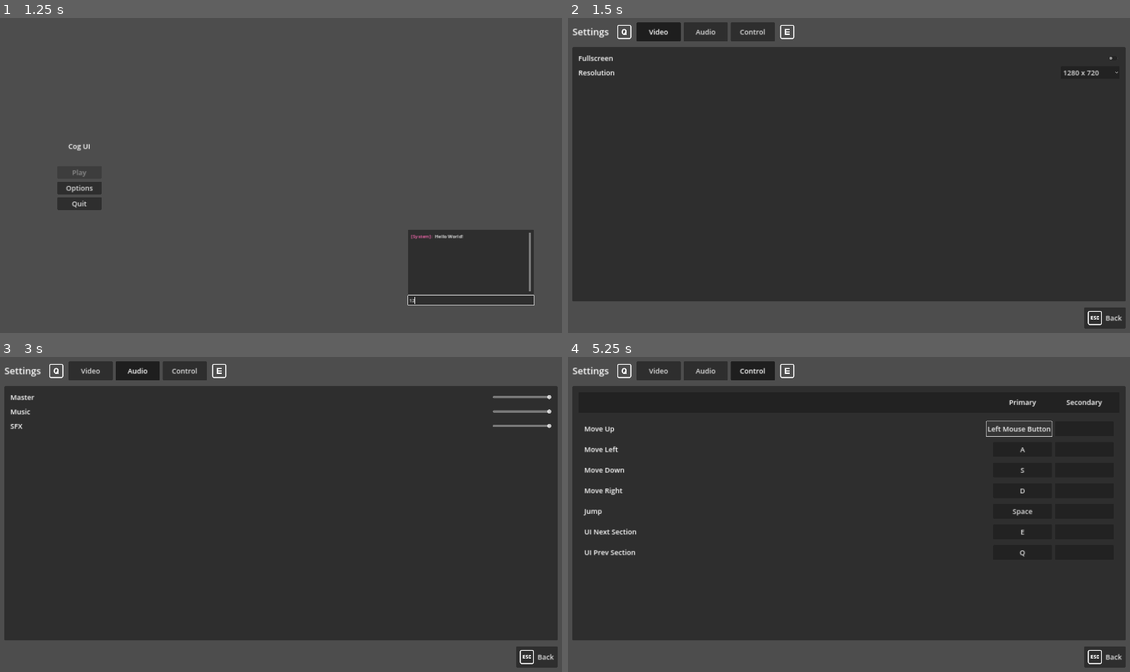
Above: before the commit, frames 1-4 (two rows, left to right).
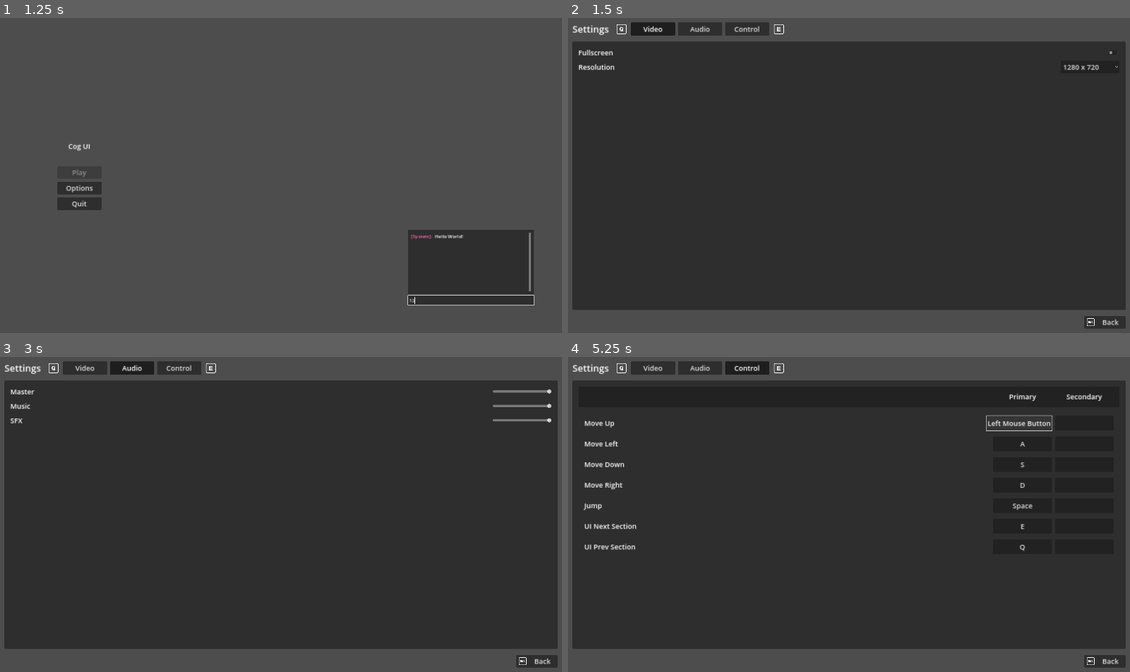
Above: after the commit, the same moments.

Repository: joshuajenner/Cog-UI
Game: Godot game, scene res://examples/main_menu/main_menu.tscn
The game is run twice, just before and just after one commit, with the same random seed, the same clock (stepped at 60 frames per second) and the same inputs.
Inputs (mouse positions are in pixels of both pictures, inside the frame that each line leads up to):
- Up to frame 1 (1.25 s): click (472, 301) at 0.52 s; type "12" at 0.6 s
- Up to frame 2 (1.5 s): click "Options" at 1.25 s
- Up to frame 3 (3 s): click "Video" at 2 s; click "Audio" at 2.75 s
- Up to frame 4 (5.25 s): click "Control" at 3.5 s; click "W" at 4.25 s; click "Press any key" at 5 s

Frame 1 is identical in both runs. In frame 2, 5.9% of the frame differs, in the area x 0-100%, y 1-98%; in frame 3, 6.2%; in frame 4, 7.4%.

Commit message:
Added Editor Theme

Diff:
--- /dev/null
+++ b/editor_theme.tres
@@ -0,0 +1,575 @@
+[gd_resource type="Theme" load_steps=45 format=3 uid="uid://jkuo5ldmlvtl"]
+
+[sub_resource type="StyleBoxFlat" id="StyleBoxFlat_s11c6"]
+content_margin_left = 6.0
+content_margin_top = 4.0
+content_margin_right = 6.0
+content_margin_bottom = 4.0
+bg_color = Color(1, 1, 1, 0)
+border_width_left = 1
+border_width_top = 1
+border_width_right = 1
+border_width_bottom = 1
+border_color = Color(1, 1, 1, 0.0784314)
+corner_radius_top_left = 4
+corner_radius_top_right = 4
+corner_radius_bottom_right = 4
+corner_radius_bottom_left = 4
+
+[sub_resource type="StyleBoxFlat" id="StyleBoxFlat_wapt7"]
+content_margin_left = 6.0
+content_margin_top = 4.0
+content_margin_right = 6.0
+content_margin_bottom = 4.0
+bg_color = Color(1, 1, 1, 0.0392157)
+border_color = Color(1, 1, 1, 0.0509804)
+corner_radius_top_left = 4
+corner_radius_top_right = 4
+corner_radius_bottom_right = 4
+corner_radius_bottom_left = 4
+
+[sub_resource type="StyleBoxFlat" id="StyleBoxFlat_cupx2"]
+content_margin_left = 6.0
+content_margin_top = 4.0
+content_margin_right = 6.0
+content_margin_bottom = 4.0
+bg_color = Color(1, 1, 1, 0.117647)
+border_width_left = 1
+border_width_top = 1
+border_width_right = 1
+border_width_bottom = 1
+border_color = Color(1, 1, 1, 0.117647)
+border_blend = true
+corner_radius_top_left = 4
+corner_radius_top_right = 4
+corner_radius_bottom_right = 4
+corner_radius_bottom_left = 4
+
+[sub_resource type="StyleBoxFlat" id="StyleBoxFlat_ubyga"]
+content_margin_left = 6.0
+content_margin_top = 4.0
+content_margin_right = 6.0
+content_margin_bottom = 4.0
+bg_color = Color(1, 1, 1, 0.0784314)
+border_width_left = 1
+border_width_top = 1
+border_width_right = 1
+border_width_bottom = 1
+border_color = Color(1, 1, 1, 0.117647)
+border_blend = true
+corner_radius_top_left = 4
+corner_radius_top_right = 4
+corner_radius_bottom_right = 4
+corner_radius_bottom_left = 4
+
+[sub_resource type="StyleBoxFlat" id="StyleBoxFlat_dpijl"]
+content_margin_left = 6.0
+content_margin_top = 4.0
+content_margin_right = 6.0
+content_margin_bottom = 4.0
+bg_color = Color(1, 1, 1, 0.156863)
+border_width_left = 1
+border_width_top = 1
+border_width_right = 1
+border_width_bottom = 1
+border_color = Color(1, 1, 1, 0.117647)
+border_blend = true
+corner_radius_top_left = 4
+corner_radius_top_right = 4
+corner_radius_bottom_right = 4
+corner_radius_bottom_left = 4
+
+[sub_resource type="StyleBoxFlat" id="StyleBoxFlat_cm6fs"]
+bg_color = Color(1, 1, 1, 0.117647)
+border_color = Color(1, 1, 1, 0.709804)
+corner_radius_top_left = 4
+corner_radius_top_right = 4
+corner_radius_bottom_right = 4
+corner_radius_bottom_left = 4
+
+[sub_resource type="StyleBoxEmpty" id="StyleBoxEmpty_ajvab"]
+
+[sub_resource type="StyleBoxFlat" id="StyleBoxFlat_lx8tr"]
+content_margin_left = 4.0
+content_margin_top = 4.0
+content_margin_right = 4.0
+content_margin_bottom = 4.0
+bg_color = Color(1, 1, 1, 0.0588235)
+border_color = Color(0.16, 0.16, 0.16, 1)
+corner_radius_top_left = 4
+corner_radius_top_right = 4
+corner_radius_bottom_right = 4
+corner_radius_bottom_left = 4
+
+[sub_resource type="StyleBoxFlat" id="StyleBoxFlat_piki4"]
+content_margin_left = 4.0
+content_margin_top = 4.0
+content_margin_right = 4.0
+content_margin_bottom = 4.0
+bg_color = Color(0, 0, 0, 0.235294)
+border_color = Color(0.160784, 0.160784, 0.160784, 1)
+corner_radius_top_left = 4
+corner_radius_top_right = 4
+corner_radius_bottom_right = 4
+corner_radius_bottom_left = 4
+
+[sub_resource type="StyleBoxFlat" id="StyleBoxFlat_mw5o7"]
+content_margin_left = 4
+content_margin_top = 4
+content_margin_right = 4
+content_margin_bottom = 4
+bg_color = Color(0, 0, 0, 0.235294)
+border_color = Color(0.14902, 0.14902, 0.14902, 1)
+corner_radius_top_left = 4
+corner_radius_top_right = 4
+corner_radius_bottom_right = 4
+corner_radius_bottom_left = 4
+corner_detail = 4
+anti_aliasing = false
+
+[sub_resource type="StyleBoxEmpty" id="StyleBoxEmpty_bvpax"]
+
+[sub_resource type="StyleBoxEmpty" id="StyleBoxEmpty_65mu5"]
+content_margin_left = 5.0
+content_margin_top = 4.0
+content_margin_right = 5.0
+content_margin_bottom = 4.0
+
+[sub_resource type="StyleBoxFlat" id="StyleBoxFlat_jduyo"]
+content_margin_left = 5.0
+content_margin_top = 4.0
+content_margin_right = 5.0
+content_margin_bottom = 4.0
+bg_color = Color(1, 1, 1, 0.0784314)
+border_color = Color(0.0980394, 0.107843, 0.112745, 1)
+corner_radius_top_left = 4
+corner_radius_top_right = 4
+corner_radius_bottom_right = 4
+corner_radius_bottom_left = 4
+
+[sub_resource type="StyleBoxFlat" id="StyleBoxFlat_sxnkh"]
+content_margin_left = 5.0
+content_margin_top = 4.0
+content_margin_right = 5.0
+content_margin_bottom = 4.0
+bg_color = Color(1, 1, 1, 0)
+border_color = Color(0.0980394, 0.107843, 0.112745, 1)
+corner_radius_top_left = 4
+corner_radius_top_right = 4
+corner_radius_bottom_right = 4
+corner_radius_bottom_left = 4
+
+[sub_resource type="StyleBoxFlat" id="StyleBoxFlat_1pq5m"]
+content_margin_left = 5.0
+content_margin_top = 4.0
+content_margin_right = 5.0
+content_margin_bottom = 4.0
+bg_color = Color(1, 1, 1, 0.0784314)
+border_color = Color(0.0980394, 0.107843, 0.112745, 1)
+corner_radius_top_left = 4
+corner_radius_top_right = 4
+corner_radius_bottom_right = 4
+corner_radius_bottom_left = 4
+
+[sub_resource type="StyleBoxFlat" id="StyleBoxFlat_a4v87"]
+content_margin_left = 5.0
+content_margin_top = 4.0
+content_margin_right = 5.0
+content_margin_bottom = 4.0
+bg_color = Color(1, 1, 1, 0.0784314)
+border_color = Color(0.0980394, 0.107843, 0.112745, 1)
+corner_radius_top_left = 4
+corner_radius_top_right = 4
+corner_radius_bottom_right = 4
+corner_radius_bottom_left = 4
+
+[sub_resource type="StyleBoxFlat" id="StyleBoxFlat_fkpl4"]
+content_margin_left = 5.0
+content_margin_top = 4.0
+content_margin_right = 5.0
+content_margin_bottom = 4.0
+bg_color = Color(1, 1, 1, 0.0784314)
+border_color = Color(0.0980394, 0.107843, 0.112745, 1)
+corner_radius_top_left = 4
+corner_radius_top_right = 4
+corner_radius_bottom_right = 4
+corner_radius_bottom_left = 4
+
+[sub_resource type="PlaceholderTexture2D" id="PlaceholderTexture2D_lu5el"]
+size = Vector2(0, 0)
+
+[sub_resource type="StyleBoxFlat" id="StyleBoxFlat_m3jjh"]
+bg_color = Color(1, 1, 1, 0.0392157)
+corner_radius_top_left = 4
+corner_radius_top_right = 4
+corner_radius_bottom_right = 4
+corner_radius_bottom_left = 4
+
+[sub_resource type="StyleBoxFlat" id="StyleBoxFlat_20eiv"]
+bg_color = Color(1, 1, 1, 0)
+draw_center = false
+border_color = Color(1, 1, 1, 0)
+
+[sub_resource type="StyleBoxFlat" id="StyleBoxFlat_32au3"]
+bg_color = Color(1, 1, 1, 0.0392157)
+corner_radius_top_left = 4
+corner_radius_top_right = 4
+corner_radius_bottom_right = 4
+corner_radius_bottom_left = 4
+
+[sub_resource type="StyleBoxEmpty" id="StyleBoxEmpty_8atl4"]
+content_margin_left = 4.0
+content_margin_top = 4.0
+content_margin_right = 4.0
+
+[sub_resource type="StyleBoxEmpty" id="StyleBoxEmpty_pgp2j"]
+content_margin_top = 1.0
+
+[sub_resource type="StyleBoxFlat" id="StyleBoxFlat_cfx35"]
+content_margin_left = 7.0
+content_margin_top = 4.0
+content_margin_right = 7.0
+content_margin_bottom = 4.0
+bg_color = Color(0.101961, 0.101961, 0.101961, 1)
+border_color = Color(0.101569, 0.101569, 0.101569, 1)
+corner_radius_top_left = 4
+corner_radius_top_right = 4
+corner_radius_bottom_right = 4
+corner_radius_bottom_left = 4
+
+[sub_resource type="StyleBoxFlat" id="StyleBoxFlat_0nfa3"]
+content_margin_left = 7.0
+content_margin_top = 4.0
+content_margin_right = 7.0
+content_margin_bottom = 4.0
+bg_color = Color(0, 0, 0, 0.196078)
+border_color = Color(1, 1, 1, 0.117647)
+border_blend = true
+corner_radius_top_left = 4
+corner_radius_top_right = 4
+corner_radius_bottom_right = 4
+corner_radius_bottom_left = 4
+
+[sub_resource type="StyleBoxFlat" id="StyleBoxFlat_fdq0g"]
+content_margin_left = 7.0
+content_margin_top = 4.0
+content_margin_right = 7.0
+content_margin_bottom = 4.0
+bg_color = Color(0, 0, 0, 0)
+border_width_left = 1
+border_width_top = 1
+border_width_right = 1
+border_width_bottom = 1
+border_color = Color(1, 1, 1, 0.117647)
+border_blend = true
+corner_radius_top_left = 4
+corner_radius_top_right = 4
+corner_radius_bottom_right = 4
+corner_radius_bottom_left = 4
+
+[sub_resource type="StyleBoxFlat" id="StyleBoxFlat_l5ore"]
+content_margin_left = 6.0
+content_margin_top = 4.0
+content_margin_right = 6.0
+content_margin_bottom = 4.0
+bg_color = Color(1, 1, 1, 0)
+draw_center = false
+border_width_left = 1
+border_width_top = 1
+border_width_right = 1
+border_width_bottom = 1
+border_color = Color(1, 1, 1, 0.117647)
+border_blend = true
+corner_radius_top_left = 4
+corner_radius_top_right = 4
+corner_radius_bottom_right = 4
+corner_radius_bottom_left = 4
+corner_detail = 4
+anti_aliasing = false
+
+[sub_resource type="StyleBoxFlat" id="StyleBoxFlat_5kevk"]
+content_margin_left = 6.0
+content_margin_top = 4.0
+content_margin_right = 6.0
+content_margin_bottom = 4.0
+bg_color = Color(1, 1, 1, 0.117647)
+border_width_left = 1
+border_width_top = 1
+border_width_right = 1
+border_width_bottom = 1
+border_color = Color(1, 1, 1, 0.117647)
+border_blend = true
+corner_radius_top_left = 4
+corner_radius_top_right = 4
+corner_radius_bottom_right = 4
+corner_radius_bottom_left = 4
+corner_detail = 4
+anti_aliasing = false
+
+[sub_resource type="StyleBoxFlat" id="StyleBoxFlat_tj0ge"]
+content_margin_left = 5.0
+bg_color = Color(1, 1, 1, 0.0392157)
+border_width_left = 1
+border_width_top = 1
+border_width_right = 1
+border_width_bottom = 1
+border_color = Color(1, 1, 1, 0.117647)
+border_blend = true
+corner_radius_top_left = 4
+corner_radius_top_right = 4
+corner_radius_bottom_right = 4
+corner_radius_bottom_left = 4
+
+[sub_resource type="StyleBoxFlat" id="StyleBoxFlat_ohale"]
+content_margin_left = 5.0
+bg_color = Color(1, 1, 1, 0.117647)
+border_width_left = 1
+border_width_top = 1
+border_width_right = 1
+border_width_bottom = 1
+border_color = Color(1, 1, 1, 0.117647)
+border_blend = true
+corner_radius_top_left = 4
+corner_radius_top_right = 4
+corner_radius_bottom_right = 4
+corner_radius_bottom_left = 4
+
+[sub_resource type="StyleBoxFlat" id="StyleBoxFlat_if3jf"]
+content_margin_left = 5.0
+bg_color = Color(1, 1, 1, 0.0784314)
+border_width_left = 1
+border_width_top = 1
+border_width_right = 1
+border_width_bottom = 1
+border_color = Color(1, 1, 1, 0.117647)
+border_blend = true
+corner_radius_top_left = 4
+corner_radius_top_right = 4
+corner_radius_bottom_right = 4
+corner_radius_bottom_left = 4
+
+[sub_resource type="StyleBoxFlat" id="StyleBoxFlat_4355j"]
+content_margin_left = 5.0
+bg_color = Color(1, 1, 1, 0.156863)
+border_width_left = 1
+border_width_top = 1
+border_width_right = 1
+border_width_bottom = 1
+border_color = Color(1, 1, 1, 0.117647)
+border_blend = true
+corner_radius_top_left = 4
+corner_radius_top_right = 4
+corner_radius_bottom_right = 4
+corner_radius_bottom_left = 4
+
+[sub_resource type="StyleBoxFlat" id="StyleBoxFlat_yg4d4"]
+bg_color = Color(1, 1, 1, 0.0588235)
+corner_radius_top_left = 4
+corner_radius_top_right = 4
+corner_radius_bottom_right = 4
+corner_radius_bottom_left = 4
+
+[sub_resource type="StyleBoxLine" id="StyleBoxLine_rijeh"]
+color = Color(0, 0, 0, 0.235294)
+grow_begin = -6.0
+grow_end = -6.0
+thickness = 1
+
+[sub_resource type="StyleBoxFlat" id="StyleBoxFlat_twhwf"]
+content_margin_left = 2.0
+content_margin_top = 2.0
+content_margin_right = 2.0
+content_margin_bottom = 2.0
+bg_color = Color(0.101961, 0.101961, 0.101961, 0.588235)
+corner_radius_top_left = 4
+corner_radius_top_right = 4
+corner_radius_bottom_right = 4
+corner_radius_bottom_left = 4
+expand_margin_top = 2.0
+expand_margin_bottom = 2.0
+
+[sub_resource type="StyleBoxFlat" id="StyleBoxFlat_xdk0w"]
+content_margin_left = 2.0
+content_margin_top = 2.0
+content_margin_right = 2.0
+content_margin_bottom = 2.0
+bg_color = Color(1, 1, 1, 0.196078)
+corner_radius_top_left = 4
+corner_radius_top_right = 4
+corner_radius_bottom_right = 4
+corner_radius_bottom_left = 4
+expand_margin_top = 2.0
+expand_margin_bottom = 2.0
+
+[sub_resource type="StyleBoxFlat" id="StyleBoxFlat_tx2dl"]
+content_margin_left = 5.0
+content_margin_top = 5.0
+content_margin_right = 5.0
+content_margin_bottom = 5.0
+bg_color = Color(0, 0, 0, 0.117647)
+border_color = Color(0.072549, 0.072549, 0.072549, 1)
+corner_radius_top_left = 4
+corner_radius_top_right = 4
+corner_radius_bottom_right = 4
+corner_radius_bottom_left = 4
+
+[sub_resource type="StyleBoxEmpty" id="StyleBoxEmpty_fejrw"]
+
+[sub_resource type="StyleBoxFlat" id="StyleBoxFlat_kwdgv"]
+bg_color = Color(1, 1, 1, 0)
+
+[sub_resource type="StyleBoxFlat" id="StyleBoxFlat_62kny"]
+content_margin_left = 6.0
+content_margin_top = 4.0
+content_margin_right = 6.0
+content_margin_bottom = 4.0
+bg_color = Color(0, 0, 0, 0.0392157)
+draw_center = false
+border_width_left = 1
+border_width_top = 1
+border_width_right = 1
+border_width_bottom = 1
+border_color = Color(1, 1, 1, 0)
+corner_radius_top_left = 4
+corner_radius_top_right = 4
+corner_radius_bottom_right = 4
+corner_radius_bottom_left = 4
+expand_margin_left = 1.0
+expand_margin_top = 1.0
+expand_margin_right = 1.0
+expand_margin_bottom = 1.0
+
+[sub_resource type="StyleBoxFlat" id="StyleBoxFlat_t7304"]
+content_margin_left = 6.0
+content_margin_top = 4.0
+content_margin_right = 6.0
+content_margin_bottom = 4.0
+bg_color = Color(0, 0, 0, 0.156863)
+corner_radius_top_left = 4
+corner_radius_top_right = 4
+corner_radius_bottom_right = 4
+corner_radius_bottom_left = 4
+
+[sub_resource type="StyleBoxFlat" id="StyleBoxFlat_6ucq2"]
+content_margin_left = 6.0
+content_margin_top = 4.0
+content_margin_right = 6.0
+content_margin_bottom = 4.0
+bg_color = Color(0, 0, 0, 0.0784314)
+corner_radius_top_left = 4
+corner_radius_top_right = 4
+corner_radius_bottom_right = 4
+corner_radius_bottom_left = 4
+
+[sub_resource type="StyleBoxFlat" id="StyleBoxFlat_h3su5"]
+content_margin_left = 0.0
+content_margin_top = 4.0
+content_margin_right = 0.0
+content_margin_bottom = 4.0
+bg_color = Color(0, 0, 0, 0.235294)
+corner_radius_top_left = 4
+corner_radius_top_right = 4
+corner_radius_bottom_right = 4
+corner_radius_bottom_left = 4
+
+[sub_resource type="PlaceholderTexture2D" id="PlaceholderTexture2D_s752x"]
+size = Vector2(0, 0)
+
+[resource]
+Button/colors/font_color = Color(1, 1, 1, 0.615686)
+Button/constants/outline_size = 0
+Button/styles/disabled = SubResource("StyleBoxFlat_s11c6")
+Button/styles/focus = SubResource("StyleBoxFlat_wapt7")
+Button/styles/hover = SubResource("StyleBoxFlat_cupx2")
+Button/styles/normal = SubResource("StyleBoxFlat_ubyga")
+Button/styles/pressed = SubResource("StyleBoxFlat_dpijl")
+Editor/colors/box_selection_fill_color = Color(1, 1, 1, 0.301961)
+Editor/colors/box_selection_stroke_color = Color(1, 1, 1, 0.8)
+Editor/colors/warning_color = Color(1, 0.854902, 0.458824, 1)
+Editor/constants/top_bar_separation = 3
+Editor/constants/window_border_margin = 3
+EditorInspectorCategory/styles/bg = SubResource("StyleBoxFlat_cm6fs")
+EditorProperty/styles/bg = SubResource("StyleBoxEmpty_ajvab")
+EditorProperty/styles/bg_selected = SubResource("StyleBoxFlat_lx8tr")
+EditorProperty/styles/child_bg = SubResource("StyleBoxFlat_piki4")
+EditorSpinSlider/styles/label_bg = SubResource("StyleBoxFlat_mw5o7")
+EditorStyles/styles/FocusViewport = SubResource("StyleBoxEmpty_bvpax")
+FlatButton/styles/disabled = SubResource("StyleBoxEmpty_65mu5")
+FlatButton/styles/hover = SubResource("StyleBoxFlat_jduyo")
+FlatButton/styles/normal = SubResource("StyleBoxFlat_sxnkh")
+FlatButton/styles/pressed = SubResource("StyleBoxFlat_1pq5m")
+FlatMenuButton/styles/disabled = SubResource("StyleBoxEmpty_65mu5")
+FlatMenuButton/styles/hover = SubResource("StyleBoxFlat_a4v87")
+FlatMenuButton/styles/normal = SubResource("StyleBoxFlat_sxnkh")
+FlatMenuButton/styles/pressed = SubResource("StyleBoxFlat_fkpl4")
+HSplitContainer/constants/autohide = 1
+HSplitContainer/constants/minimum_grab_thickness = 6
+HSplitContainer/constants/separation = 3
+HSplitContainer/icons/grabber = SubResource("PlaceholderTexture2D_lu5el")
+ItemList/colors/guide_color = Color(1, 1, 1, 0)
+ItemList/constants/v_separation = 4
+ItemList/styles/cursor = SubResource("StyleBoxFlat_m3jjh")
+ItemList/styles/cursor_unfocused = SubResource("StyleBoxFlat_m3jjh")
+ItemList/styles/focus = SubResource("StyleBoxFlat_20eiv")
+ItemList/styles/hovered = SubResource("StyleBoxFlat_32au3")
+ItemList/styles/panel = SubResource("StyleBoxEmpty_8atl4")
+ItemList/styles/selected = SubResource("StyleBoxFlat_32au3")
+ItemList/styles/selected_focus = SubResource("StyleBoxFlat_32au3")
+Label/colors/font_color = Color(1, 1, 1, 0.627451)
+Label/styles/normal = SubResource("StyleBoxEmpty_pgp2j")
+LineEdit/colors/font_placeholder_color = Color(1, 1, 1, 0.27451)
+LineEdit/styles/focus = SubResource("StyleBoxFlat_cfx35")
+LineEdit/styles/normal = SubResource("StyleBoxFlat_0nfa3")
+LineEdit/styles/read_only = SubResource("StyleBoxFlat_fdq0g")
+MenuButton/styles/disabled = SubResource("StyleBoxFlat_l5ore")
+MenuButton/styles/focus = SubResource("StyleBoxFlat_l5ore")
+MenuButton/styles/hover = SubResource("StyleBoxFlat_5kevk")
+MenuButton/styles/normal = SubResource("StyleBoxFlat_l5ore")
+MenuButton/styles/pressed = SubResource("StyleBoxFlat_l5ore")
+OptionButton/colors/font_pressed_color = Color(1, 1, 1, 1)
+OptionButton/styles/focus = SubResource("StyleBoxFlat_tj0ge")
+OptionButton/styles/hover = SubResource("StyleBoxFlat_ohale")
+OptionButton/styles/hover_mirrored = SubResource("StyleBoxFlat_ohale")
+OptionButton/styles/normal = SubResource("StyleBoxFlat_if3jf")
+OptionButton/styles/normal_mirrored = SubResource("StyleBoxFlat_if3jf")
+OptionButton/styles/pressed = SubResource("StyleBoxFlat_4355j")
+OptionButton/styles/pressed_mirrored = SubResource("StyleBoxFlat_4355j")
+PopupMenu/constants/item_start_padding = 10
+PopupMenu/constants/v_separation = 6
+PopupMenu/styles/hover = SubResource("StyleBoxFlat_yg4d4")
+PopupMenu/styles/separator = SubResource("StyleBoxLine_rijeh")
+ProgressBar/styles/background = SubResource("StyleBoxFlat_twhwf")
+ProgressBar/styles/fill = SubResource("StyleBoxFlat_xdk0w")
+RichTextLabel/styles/focus = SubResource("StyleBoxFlat_tx2dl")
+RichTextLabel/styles/normal = SubResource("StyleBoxFlat_tx2dl")
+TabBar/styles/tab_focus = SubResource("StyleBoxEmpty_fejrw")
+TabContainer/colors/font_unselected_color = Color(1, 1, 1, 0.235294)
+TabContainer/styles/tab_focus = SubResource("StyleBoxFlat_kwdgv")
+TextEdit/constants/outline_size = 0
+TextEdit/styles/focus = SubResource("StyleBoxFlat_62kny")
+TextEdit/styles/normal = SubResource("StyleBoxFlat_t7304")
+TextEdit/styles/read_only = SubResource("StyleBoxFlat_6ucq2")
+Tree/colors/children_hl_line_color = Color(1, 1, 1, 0.0196078)
+Tree/colors/drop_position_color = Color(1, 1, 1, 0.392157)
+Tree/colors/font_color = Color(1, 1, 1, 0.627451)
+Tree/colors/guide_color = Color(1, 1, 1, 0)
+Tree/colors/parent_hl_line_color = Color(1, 1, 1, 0.0196078)
+Tree/constants/children_hl_line_width = 0
+Tree/constants/draw_guides = 0
+Tree/constants/draw_relationship_lines = 0
+Tree/constants/parent_hl_line_width = 0
+Tree/constants/relationship_line_width = 0
+Tree/constants/v_separation = 1
+Tree/styles/cursor = SubResource("StyleBoxFlat_m3jjh")
+Tree/styles/cursor_unfocused = SubResource("StyleBoxFlat_m3jjh")
+Tree/styles/focus = SubResource("StyleBoxFlat_20eiv")
+Tree/styles/panel = SubResource("StyleBoxEmpty_8atl4")
+Tree/styles/selected = SubResource("StyleBoxFlat_32au3")
+Tree/styles/selected_focus = SubResource("StyleBoxFlat_32au3")
+Tree/styles/title_button_hover = SubResource("StyleBoxFlat_h3su5")
+Tree/styles/title_button_normal = SubResource("StyleBoxFlat_h3su5")
+Tree/styles/title_button_pressed = SubResource("StyleBoxFlat_h3su5")
+VSplitContainer/constants/autohide = 1
+VSplitContainer/constants/minimum_grab_thickness = 6
+VSplitContainer/constants/separation = 3
+VSplitContainer/icons/grabber = SubResource("PlaceholderTexture2D_s752x")
--- a/examples/settings/settings.tscn
+++ b/examples/settings/settings.tscn
@@ -43,6 +43,7 @@
 [node name="TextureRect" type="TextureRect" parent="VBox/TopBar/HBox"]
 layout_mode = 2
 texture = ExtResource("6_ah4iy")
+expand_mode = 3
 script = ExtResource("3_74riw")
 action = "ui_prev_section"
 
@@ -74,6 +75,7 @@
 [node name="TextureRect2" type="TextureRect" parent="VBox/TopBar/HBox"]
 layout_mode = 2
 texture = ExtResource("6_ah4iy")
+expand_mode = 3
 script = ExtResource("3_74riw")
 action = "ui_next_section"
 
@@ -108,7 +110,7 @@
 custom_minimum_size = Vector2(140, 0)
 layout_mode = 2
 text = "Back"
-alignment = 0
+expand_icon = true
 script = ExtResource("6_jytt7")
 action = "ui_cancel"
 
--- a/project.godot
+++ b/project.godot
@@ -12,7 +12,7 @@
 
 config/name="Cog-UI"
 run/main_scene="res://examples/main_menu/main_menu.tscn"
-config/features=PackedStringArray("4.2", "Forward Plus")
+config/features=PackedStringArray("4.3", "Forward Plus")
 config/icon="res://icon.svg"
 
 [autoload]
@@ -34,34 +34,34 @@
 
 ui_accept={
 "deadzone": 0.5,
-"events": [Object(InputEventKey,"resource_local_to_scene":fa …(170 unchanged characters)… _keycode":0,"key_label":0,"unicode":32,"echo":false,"script":null)
+"events": [Object(InputEventKey,"resource_local_to_scene":fa …(170 unchanged characters)… _keycode":0,"key_label":0,"unicode":32,"location":0,"echo":false,"script":null)
 , Object(InputEventJoypadButton,"resource_local_to_scene":false,"resource_name":"","device":-1,"button_index":0,"pressure":0.0,"pressed":true,"script":null)
 , Object(InputEventJoypadButton,"resource_local_to_scene":false,"resource_name":"","device":-1,"button_index":3,"pressure":0.0,"pressed":true,"script":null)
 ]
 }
 move_up={
 "deadzone": 0.5,
-"events": [Object(InputEventKey,"resource_local_to_scene":fa …(172 unchanged characters)… eycode":87,"key_label":0,"unicode":119,"echo":false,"script":null)
+"events": [Object(InputEventKey,"resource_local_to_scene":fa …(172 unchanged characters)… eycode":87,"key_label":0,"unicode":119,"location":0,"echo":false,"script":null)
 ]
 }
 move_left={
 "deadzone": 0.5,
-"events": [Object(InputEventKey,"resource_local_to_scene":fa …(171 unchanged characters)… keycode":65,"key_label":0,"unicode":97,"echo":false,"script":null)
+"events": [Object(InputEventKey,"resource_local_to_scene":fa …(171 unchanged characters)… keycode":65,"key_label":0,"unicode":97,"location":0,"echo":false,"script":null)
 ]
 }
 move_down={
 "deadzone": 0.5,
-"events": [Object(InputEventKey,"resource_local_to_scene":fa …(172 unchanged characters)… eycode":83,"key_label":0,"unicode":115,"echo":false,"script":null)
+"events": [Object(InputEventKey,"resource_local_to_scene":fa …(172 unchanged characters)… eycode":83,"key_label":0,"unicode":115,"location":0,"echo":false,"script":null)
 ]
 }
 move_right={
 "deadzone": 0.5,
-"events": [Object(InputEventKey,"resource_local_to_scene":fa …(172 unchanged characters)… eycode":68,"key_label":0,"unicode":100,"echo":false,"script":null)
+"events": [Object(InputEventKey,"resource_local_to_scene":fa …(172 unchanged characters)… eycode":68,"key_label":0,"unicode":100,"location":0,"echo":false,"script":null)
 ]
 }
 jump={
 "deadzone": 0.5,
-"events": [Object(InputEventKey,"resource_local_to_scene":fa …(171 unchanged characters)… _keycode":0,"key_label":0,"unicode":32,"echo":false,"script":null)
+"events": [Object(InputEventKey,"resource_local_to_scene":fa …(171 unchanged characters)… _keycode":0,"key_label":0,"unicode":32,"location":0,"echo":false,"script":null)
 ]
 }
 primary_fire={
@@ -76,11 +76,11 @@
 }
 ui_next_section={
 "deadzone": 0.5,
-"events": [Object(InputEventKey,"resource_local_to_scene":fa …(172 unchanged characters)… keycode":0,"key_label":0,"unicode":101,"echo":false,"script":null)
+"events": [Object(InputEventKey,"resource_local_to_scene":fa …(172 unchanged characters)… keycode":0,"key_label":0,"unicode":101,"location":0,"echo":false,"script":null)
 ]
 }
 ui_prev_section={
 "deadzone": 0.5,
-"events": [Object(InputEventKey,"resource_local_to_scene":fa …(172 unchanged characters)… keycode":0,"key_label":0,"unicode":113,"echo":false,"script":null)
+"events": [Object(InputEventKey,"resource_local_to_scene":fa …(172 unchanged characters)… keycode":0,"key_label":0,"unicode":113,"location":0,"echo":false,"script":null)
 ]
 }
